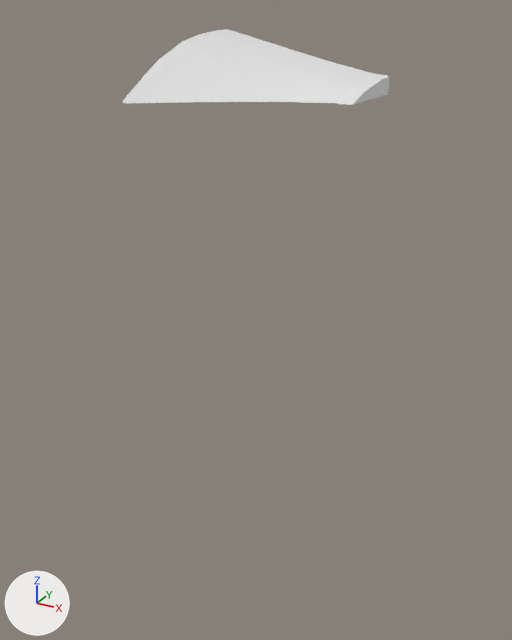
Renders of the glTF model assets/terrain/surface_pieces/surf_36_4.glb from each side of a commit.
One viewpoint serves both versions: a 50 mm lens placed at (81.48, 70.85, 7.11), pointed at (72.31, 87.53, -1.23). The axes (+X, +Y, +Z) are drawn at lower left. The lights are the same throughout. The older version comes first. Where no turn or scale is listed for an object, it has been applied to the vertices.

Names of what the first picture shows: 'geometry_0'.
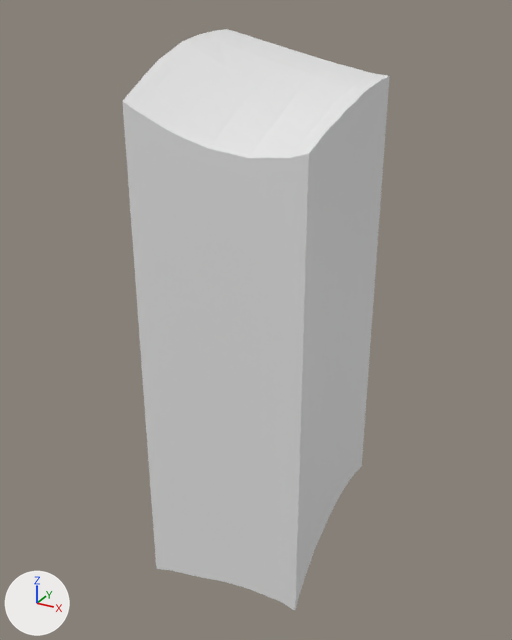
Boxes [x1, y1, x2, y2] around the edits, measured in the pictures (512 x 640 px):
'geometry_0', reshaped (656% taller)
    before: [122, 29, 390, 105]
    after: [122, 29, 390, 610]
part 1 of me_geometry_0, built on
    before: [122, 92, 388, 105]
    after: [122, 92, 388, 610]

What changed in the scene script:
```text
Change me_geometry_0:
    used by ob_geometry_0; location = (0.0, 0.0, 0.0)
    remove me_geometry_0.from_pydata(...)  # 88 vertices, 172 faces; spans x 70.0..75.0, y 85.0..90.0, z 5.0..6.56
    add me_geometry_0.from_pydata(...)  # 191 vertices, 378 faces; spans x 70.0..75.0, y 85.0..90.0, z -9.58..6.56
    me_geometry_0 part 1
    19 vertices are removed from x 70.0..75.0, y 85.0..90.0, z 5.0
    84 faces are deleted
    1 vertex moves from x 74.63, y 87.46, z 5.0 to x 75.0, y 87.1, z 4.94
    122 vertices are added at x 70.0..75.0, y 85.0..90.0, z -9.58..4.98
    290 new faces join them
```
